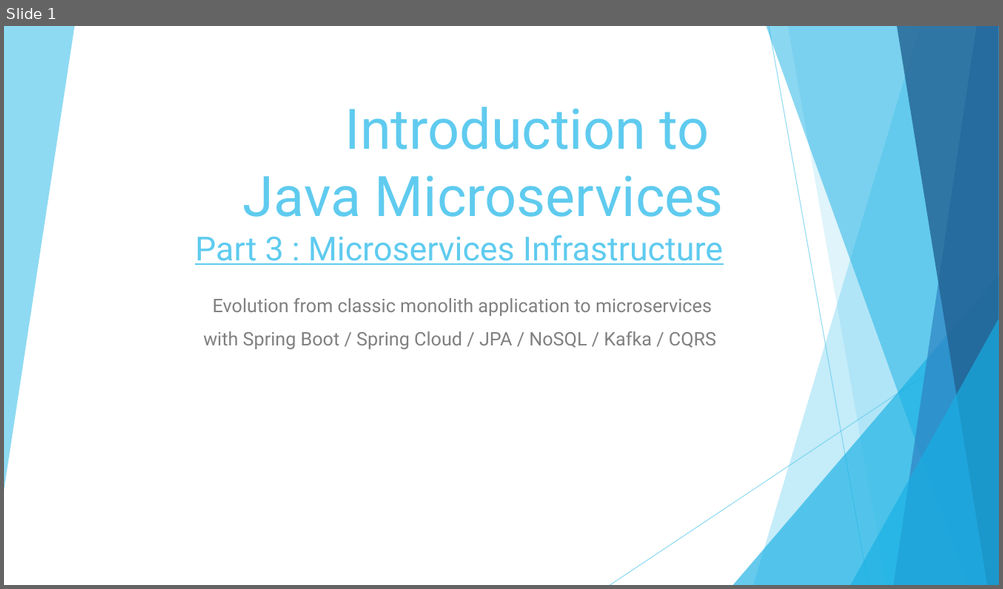
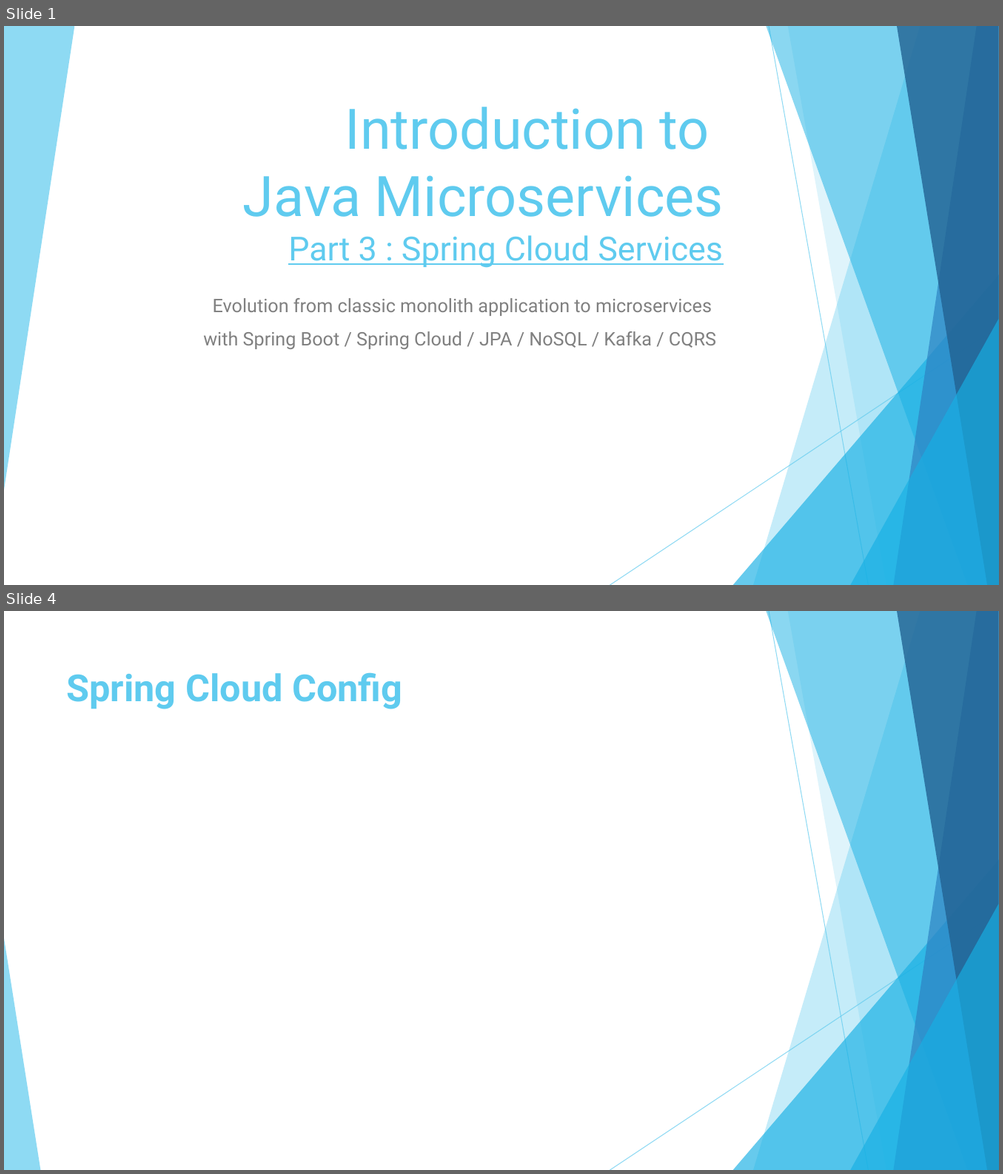
Before and after one commit to vlytsus/springboot-cloud-demo-one, a slide deck: docs/Introduction_To_Microservices_Part_3_microservice.pptx. Shown one above the other, each under a label of ours: slide 1 before the commit, slides 1 and 4 after it; the slides between them are not shown. The pictures are 1003x589 and 1003x1174 pixels, drawn with LibreOffice and Linux fonts; fonts in the diff are those of the drawing. Boxes give left, top, right and bottom in pixels: in the first picture for what was removed or moved away, otherwise in the second. Text is boxed around its words. In the diff, an @@ line names an element or a change of style, - is before the commit and + after.

```diff
--- a/docs/Introduction_To_Microservices_Part_3_microservice.pptx
+++ b/docs/Introduction_To_Microservices_Part_3_microservice.pptx
@@ slide 4 added at [4, 611, 999, 1170], background #FFFFFF; not listed: 9 template elements that a slide beside it also shows @@
@@ title added at [67, 672, 402, 709], 36 pt, text #5FCBEF, bold @@
+Spring Cloud Config
@@ triangle added at [4, 939, 40, 1170], fill #5FCBEF at 70% opacity @@
@@ slide 1 changed as well @@
@@ title at [243, 107, 723, 268]: text changed; size 32 to 54 pt @@
-Introduction to
-Java Microservices
-Part 3 : Microservices Infrastructure
+Introduction to
+Java Microservices
+Part 3 : Spring Cloud Services
```
Also in this commit, not shown: 2 other slides changed, 5 other slides added.
